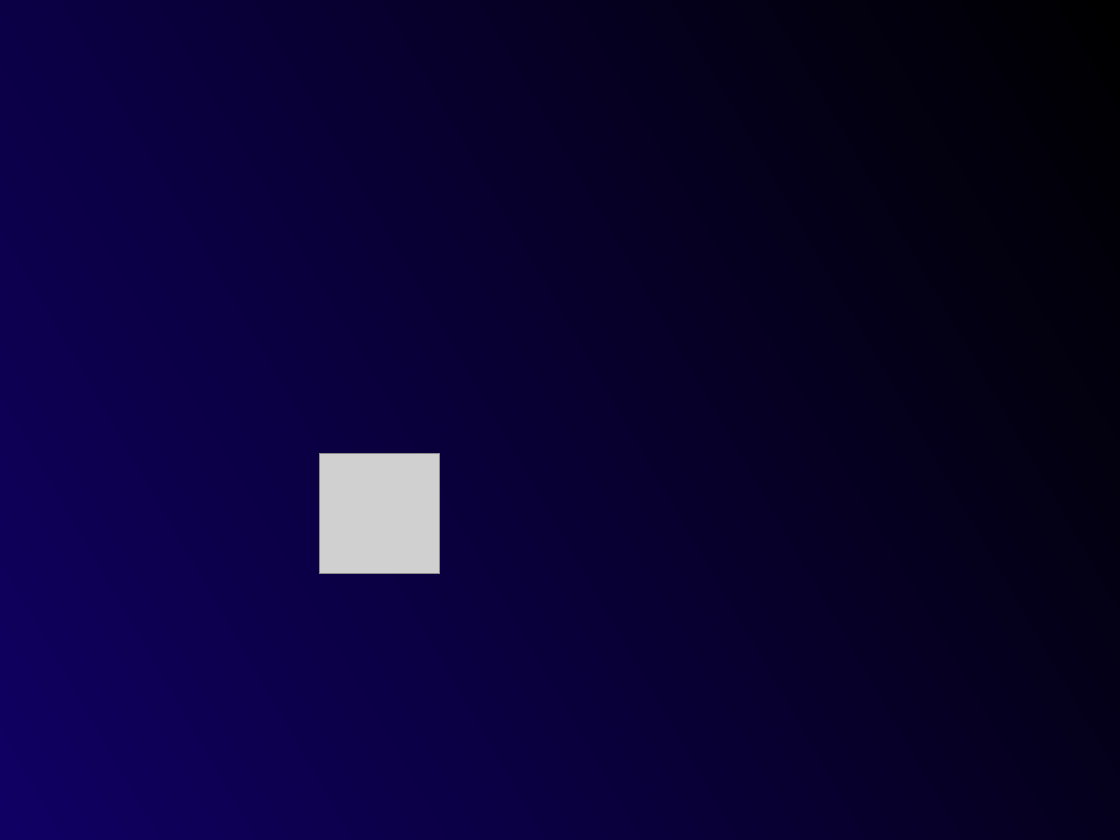
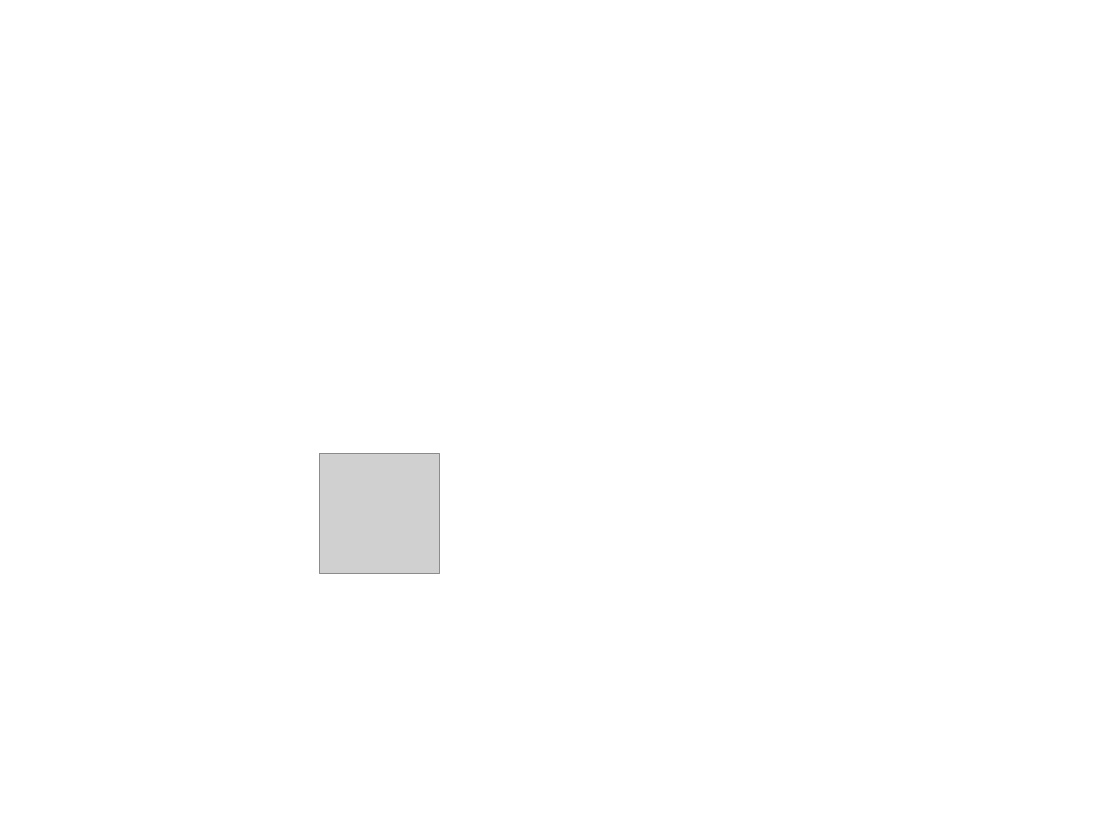
Before and after one commit to brandizzi/issue-trackers-presentation, a slide deck: slide 3 of slides.odp. Drawn at 1120x840 pixels with LibreOffice and Linux fonts; fonts in the diff are those of the drawing; grey boxes stand for pictures. Boxes give left, top, right and bottom in pixels: in the first picture for what was removed or moved away, otherwise in the second. Text is boxed around its words. In the diff, an @@ line names an element or a change of style, - is before the commit and + after.

Commit message:
#19 / #20

```diff
--- a/slides.odp
+++ b/slides.odp
@@ background gradient #000000 to #100063 to #FFFFFF @@
```
Also in this commit, not shown: 2 other slides changed, 3 slides added, 3 slides removed.
